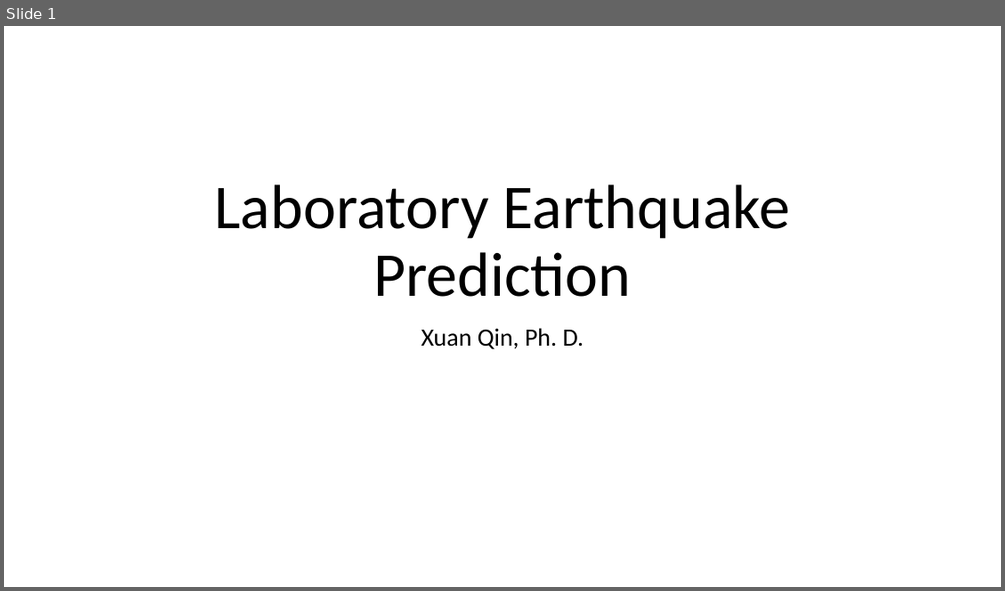
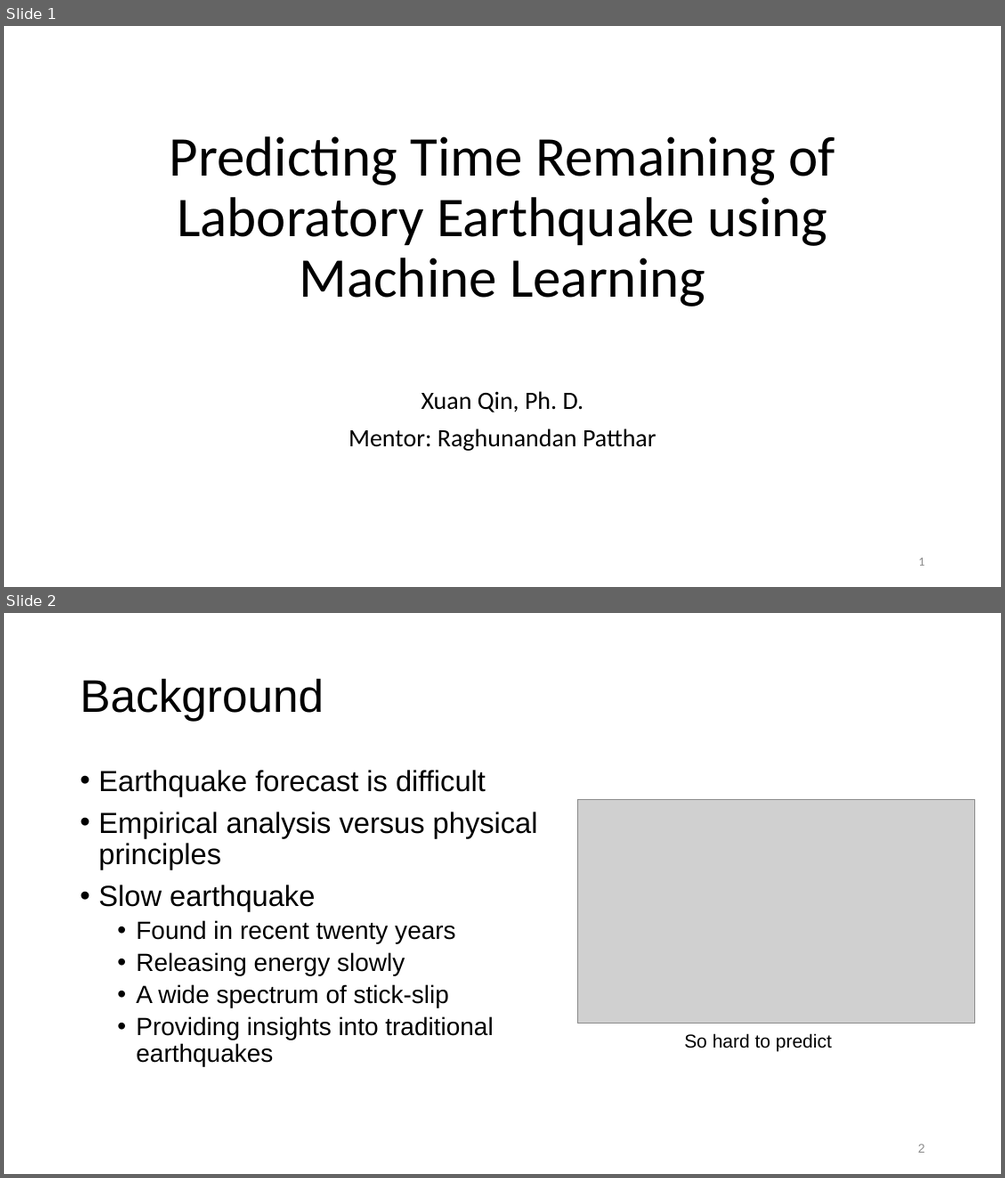
Before and after one commit to qq7933086/Laboratory_earthquake_time_prediction, a slide deck: Capstone_presentation_Laboratory Earthquake Prediction.pptx. Shown one above the other, each under a label of ours: slide 1 before the commit, slides 1 and 2 after it. The pictures are 1005x591 and 1005x1178 pixels, drawn with LibreOffice and Linux fonts; fonts in the diff are those of the drawing; grey boxes stand for pictures. Boxes give left, top, right and bottom in pixels: in the first picture for what was removed or moved away, otherwise in the second. Text is boxed around its words. In the diff, an @@ line names an element or a change of style, - is before the commit and + after.

```diff
--- a/Capstone_presentation_Laboratory Earthquake Prediction.pptx
+++ b/Capstone_presentation_Laboratory Earthquake Prediction.pptx
@@ slide 2 added at [4, 613, 1001, 1174], background #FFFFFF @@
@@ title added at [80, 678, 324, 721], 44 pt, text #000000 @@
+Background
@@ text added at [98, 770, 538, 1066], 24 pt, text #000000 @@
+• Earthquake forecast is difficult
+• Empirical analysis versus physical principles
+• Slow earthquake
+  • Found in recent twenty years
+  • Releasing energy slowly
+  • A wide spectrum of stick-slip
+  • Providing insights into traditional earthquakes
@@ picture added at [577, 799, 975, 1022] @@
@@ text added at [684, 1033, 832, 1051], 18 pt, text #000000 @@
+So hard to predict
@@ page number added at [918, 1143, 925, 1152], 12 pt, text #8C8C8C @@
+2
@@ slide 1 changed as well @@
@@ title at [170, 136, 834, 306]: text changed; size 60 to 54 pt @@
-Laboratory Earthquake Prediction
+Predicting Time Remaining of Laboratory Earthquake using Machine Learning
@@ subtitle "Xuan Qin, Ph. D." at [348, 391, 656, 451]: vertical alignment top to bottom @@
@@ subtitle at [348, 428, 656, 451]: paragraph added @@
+Mentor: Raghunandan Patthar
@@ page number added at [918, 557, 924, 565], 12 pt, text #8C8C8C @@
+1
```
Also in this commit, not shown: 17 other slides added.
